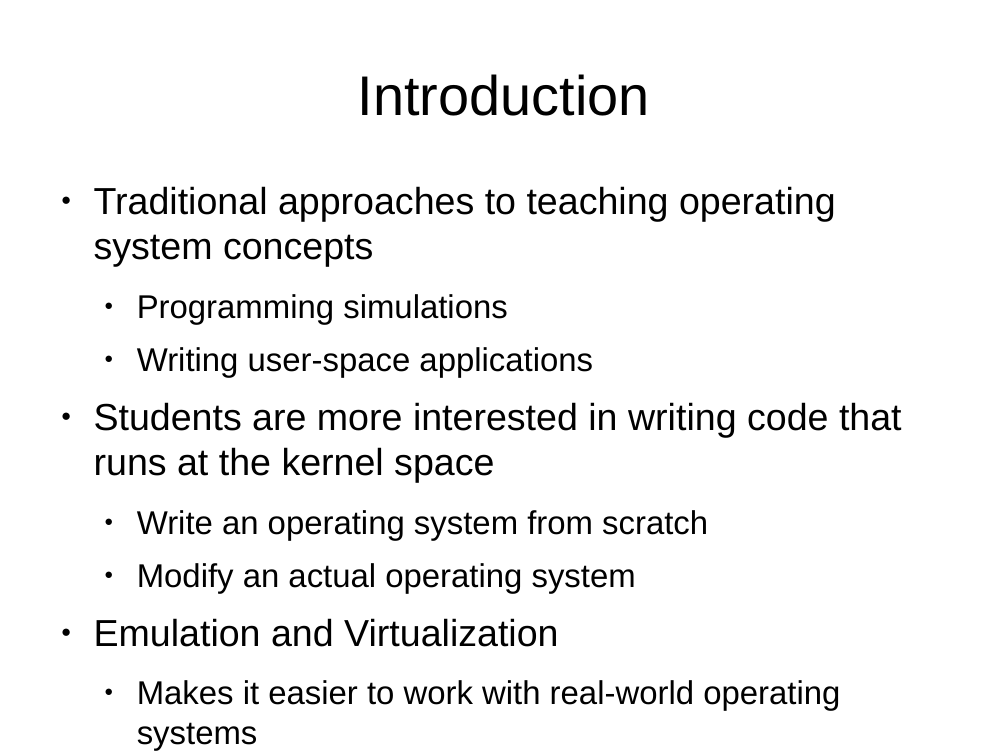
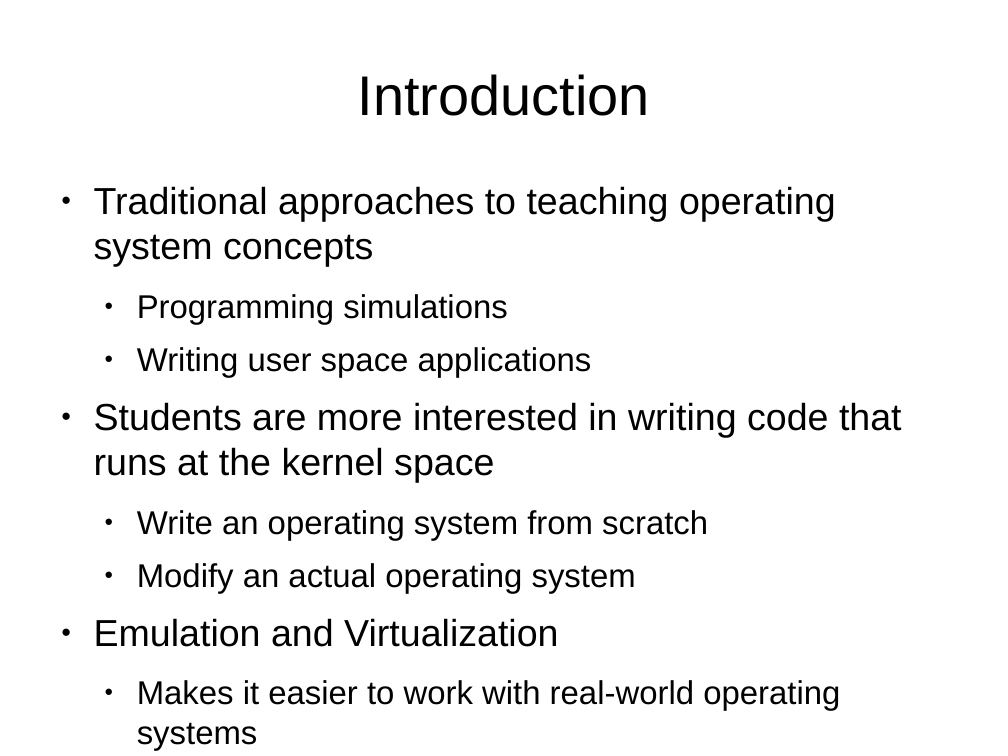
Before and after one commit to jachermocilla/jach-homepage, a slide deck: slide 3 of jach-ncite09-slides.odp. Drawn at 1008x756 pixels with LibreOffice and Linux fonts; fonts in the diff are those of the drawing. Boxes give left, top, right and bottom in pixels: in the first picture for what was removed or moved away, otherwise in the second. Text is boxed around its words. In the diff, an @@ line names an element or a change of style, - is before the commit and + after.

```diff
--- a/jach-ncite09-slides.odp
+++ b/jach-ncite09-slides.odp
@@ text at [137, 347, 592, 378]: text changed @@
-  ● Writing user-space applications
+  ● Writing user space applications
```
Also in this commit, not shown: 1 other slide changed, 1 other file.
